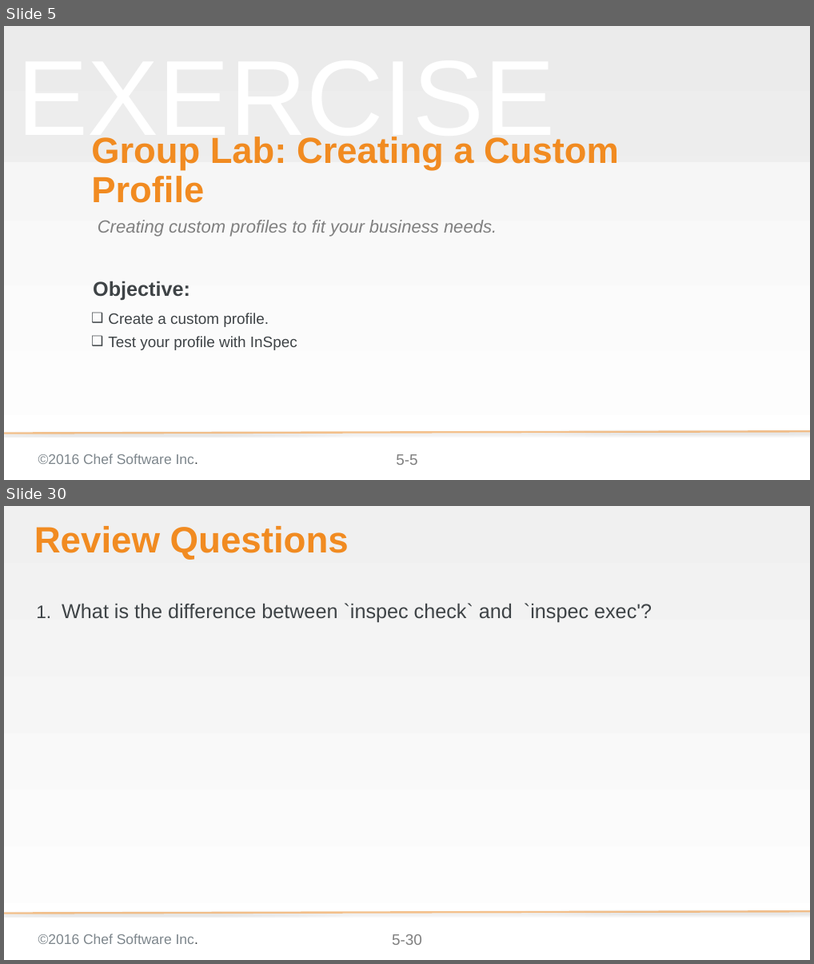
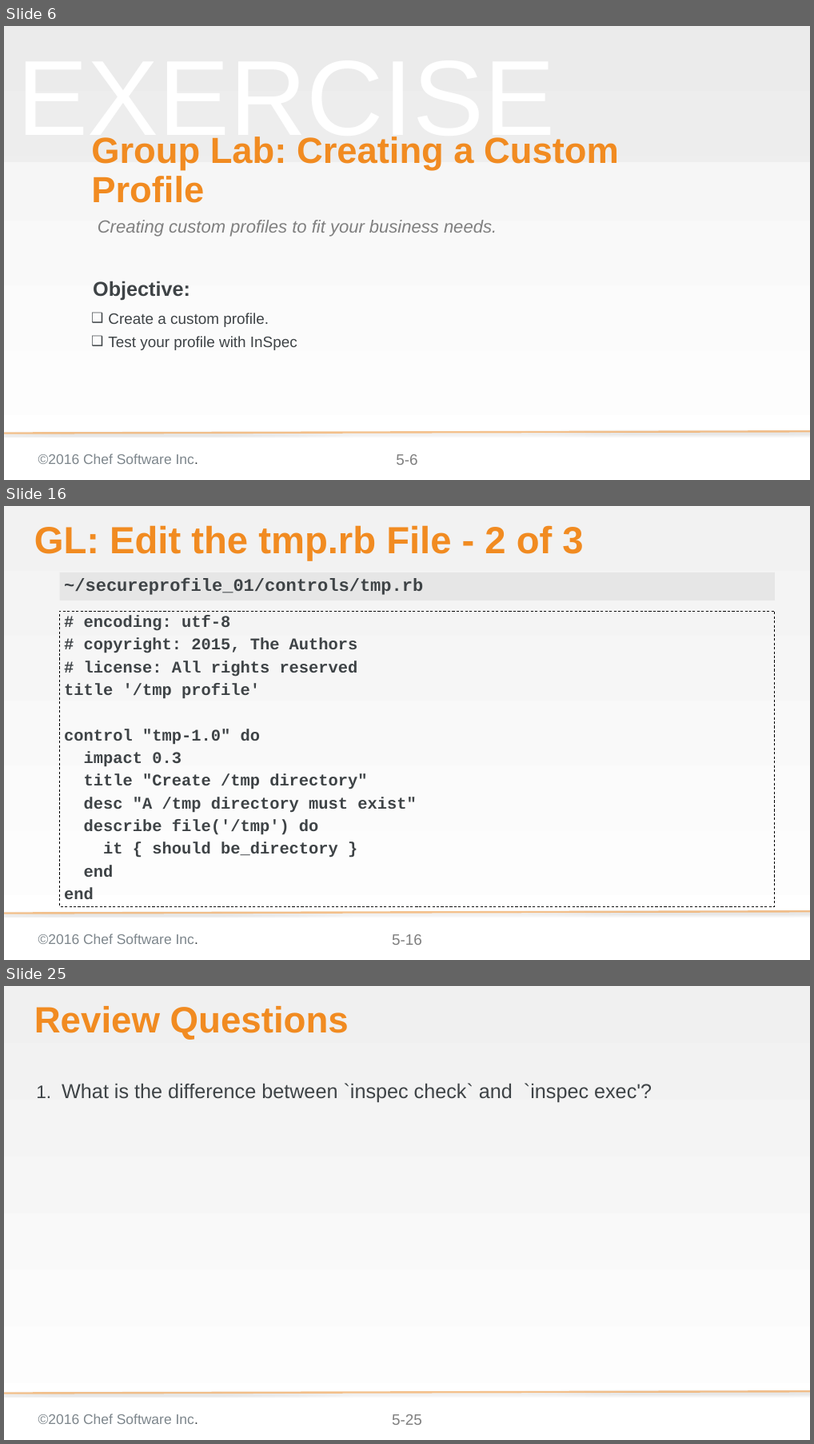
Before and after one commit to bchamby/chef-compliance-installation-configuration-operation, a slide deck: 05-creating-custom-profiles.pptx. Shown one above the other, each under a label of ours: slides 5 and 30 before the commit, slides 6, 16 and 25 after it; the slides between them are not shown. The pictures are 814x964 and 814x1444 pixels, drawn with LibreOffice and Linux fonts; fonts in the diff are those of the drawing; background and template pictures are left out. Boxes give left, top, right and bottom in pixels: in the first picture for what was removed or moved away, otherwise in the second. Text is boxed around its words. In the diff, an @@ line names an element or a change of style, - is before the commit and + after.

Commit message:
Rewrote 05-creating-custom-profiles to suppoet inspec 0.14.2. Still need to add the new profile upload procedure

```diff
--- a/05-creating-custom-profiles.pptx
+++ b/05-creating-custom-profiles.pptx
@@ slide 16 added at box(4, 506, 810, 960), background gradient #F2F2F2 to #FFFFFF; not listed: 3 template elements that a slide beside it also shows @@
@@ title added at box(34, 525, 583, 561), 60 pt, text #F18B21, bold @@
+GL: Edit the tmp.rb File - 2 of 3
@@ text added at box(60, 572, 775, 600), fill #D9D9D9 at 50% opacity, 28 pt, text #3E4346, bold @@
+~/secureprofile_01/controls/tmp.rb
@@ text added at box(60, 611, 775, 906), outline #000000 1 pt dashed, 25.9 pt, text #3E4346, bold @@
+# encoding: utf-8
+# copyright: 2015, The Authors
+# license: All rights reserved
+title '/tmp profile'
+control "tmp-1.0" do
+impact 0.3
+title "Create /tmp directory"
+desc "A /tmp directory must exist"
+describe file('/tmp') do
+it { should be_directory }
+end
+end
@@ what was slide 5 is now slide 6 @@
@@ what was slide 30 is now slide 25 @@
@@ page number at box(392, 1414, 422, 1424): text changed @@
-5-30
+5-25
```
Also in this commit, not shown: 4 slides changed, 15 other slides added, 21 slides removed.
